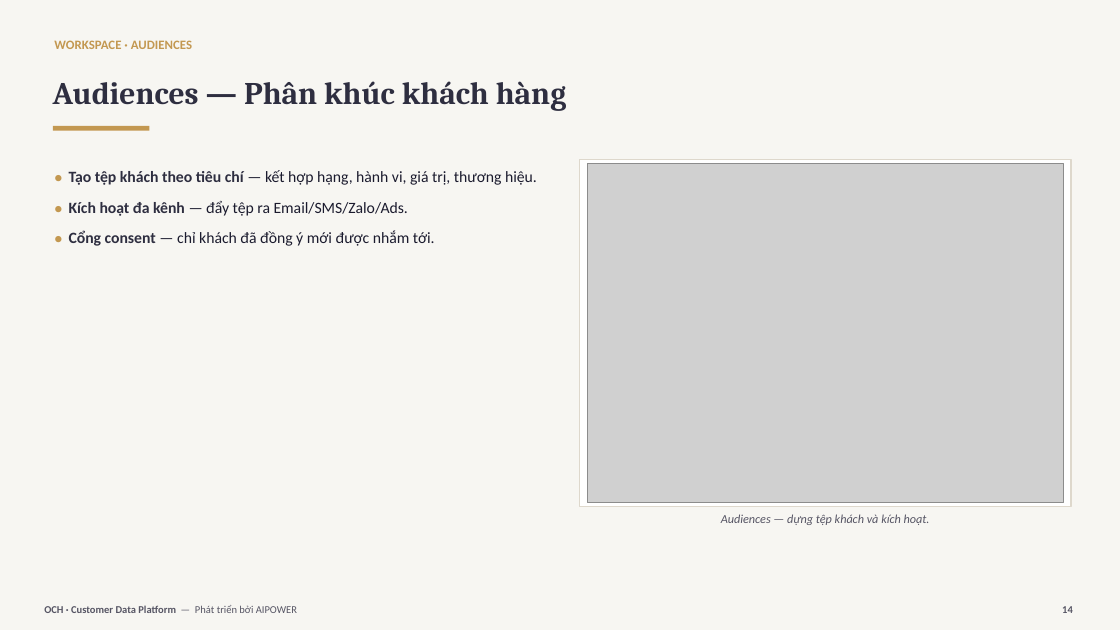
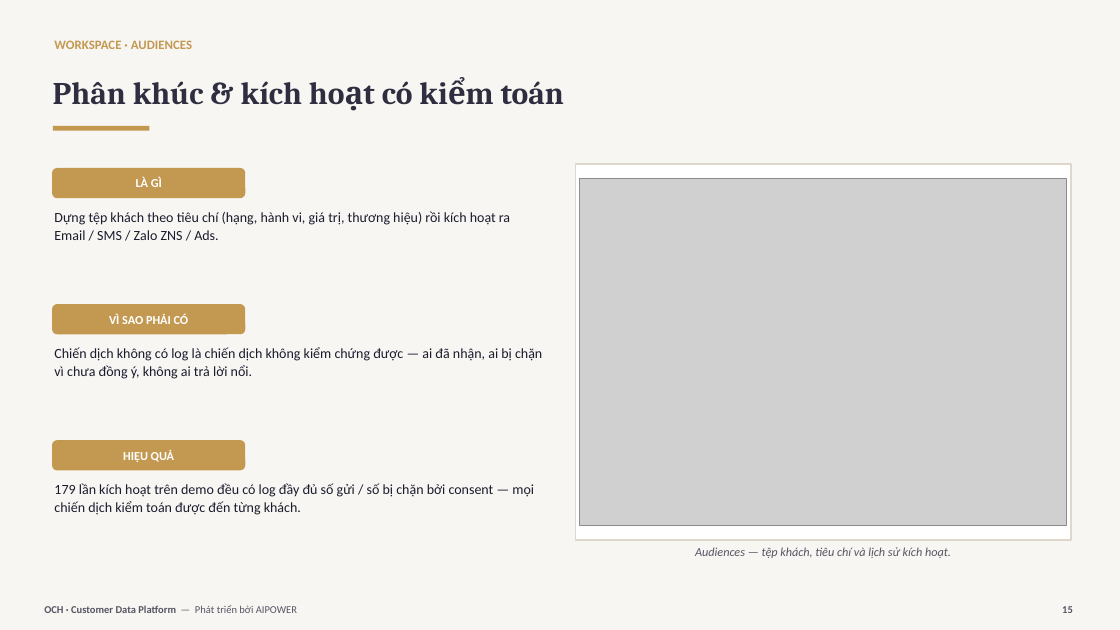
Before and after one commit to trungtm78/AICDP, a slide deck: slide 15 of docs/OCH-CDP-Gioi-thieu.pptx (slide 14 before the commit). Drawn at 1120x630 pixels with LibreOffice and Linux fonts; fonts in the diff are those of the drawing; grey boxes stand for pictures. Boxes give left, top, right and bottom in pixels: in the first picture for what was removed or moved away, otherwise in the second. Text is boxed around its words. In the diff, an @@ line names an element or a change of style, - is before the commit and + after.

```diff
--- a/docs/OCH-CDP-Gioi-thieu.pptx
+++ b/docs/OCH-CDP-Gioi-thieu.pptx
@@ text at (x1=53, y1=81, x2=564, y2=104): text changed @@
-Audiences — Phân khúc khách hàng
+Phân khúc & kích hoạt có kiểm toán
@@ rounded rectangle added at (x1=52, y1=168, x2=245, y2=198), fill #C39851 @@
@@ text added at (x1=136, y1=177, x2=162, y2=187), 10.5 pt, text #FFFFFF, bold @@
+LÀ GÌ
@@ rectangle resized from (x1=580, y1=160, x2=1071, y2=507) to (x1=576, y1=164, x2=1071, y2=540) @@
@@ picture resized from (x1=587, y1=164, x2=1064, y2=502) to (x1=580, y1=179, x2=1067, y2=525) @@
@@ text at (x1=54, y1=211, x2=510, y2=240): text changed; size 13.5 to 12 pt @@
-● Tạo tệp khách theo tiêu chí — kết hợp hạng, hành vi, giá trị, thương hiệu.
-● Kích hoạt đa kênh — đẩy tệp ra Email/SMS/Zalo/Ads.
-● Cổng consent — chỉ khách đã đồng ý mới được nhắm tới.
+Dựng tệp khách theo tiêu chí (hạng, hành vi, giá trị, thương hiệu) rồi kích hoạt ra Email / SMS / Zalo ZNS / Ads.
@@ rounded rectangle added at (x1=52, y1=304, x2=245, y2=334), fill #C39851 @@
@@ text added at (x1=109, y1=313, x2=189, y2=324), 10.5 pt, text #FFFFFF, bold @@
+VÌ SAO PHẢI CÓ
@@ text added at (x1=54, y1=347, x2=542, y2=379), 12 pt, text #1B1B2E @@
+Chiến dịch không có log là chiến dịch không kiểm chứng được — ai đã nhận, ai bị chặn vì chưa đồng ý, không ai trả lời nổi.
@@ rounded rectangle added at (x1=52, y1=440, x2=245, y2=471), fill #C39851 @@
@@ text added at (x1=123, y1=450, x2=174, y2=462), 10.5 pt, text #FFFFFF, bold @@
+HIỆU QUẢ
@@ text added at (x1=54, y1=483, x2=534, y2=515), 12 pt, text #1B1B2E @@
+179 lần kích hoạt trên demo đều có log đầy đủ số gửi / số bị chặn bởi consent — mọi chiến dịch kiểm toán được đến từng khách.
@@ text at (x1=695, y1=547, x2=951, y2=558): text changed @@
-Audiences — dựng tệp khách và kích hoạt.
+Audiences — tệp khách, tiêu chí và lịch sử kích hoạt.
@@ text at (x1=1062, y1=606, x2=1073, y2=613): text changed @@
-14
+15
```
Also in this commit, not shown: 33 other slides changed, 10 slides added, 12 slides removed, 6 other files.
